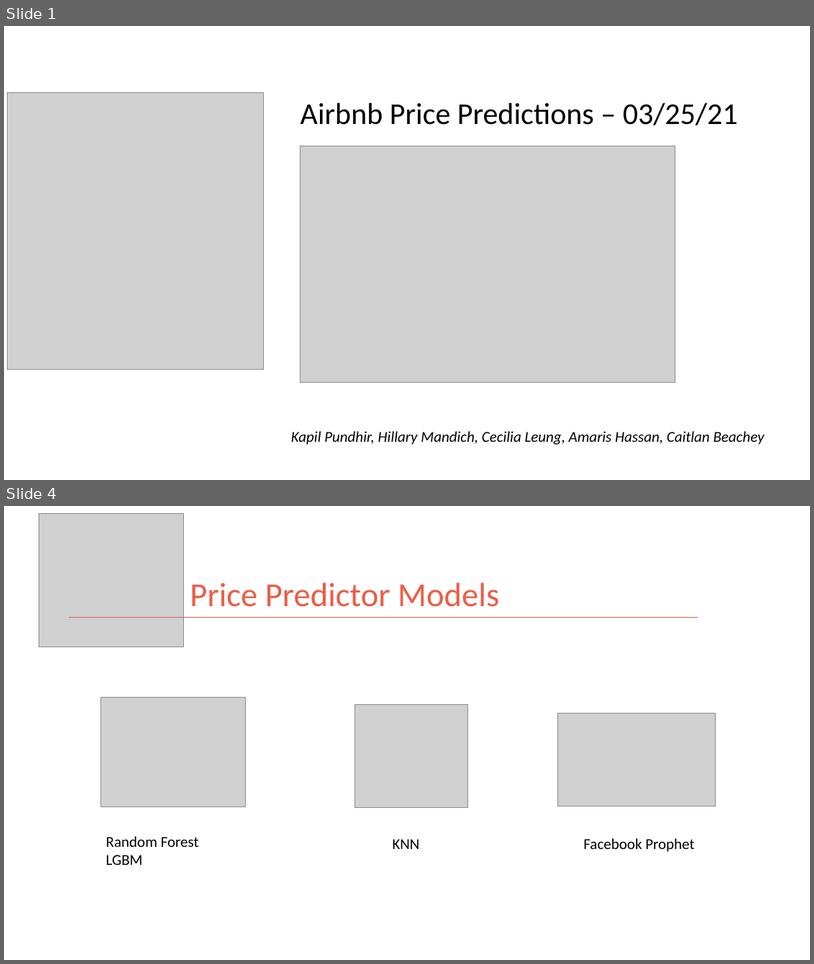
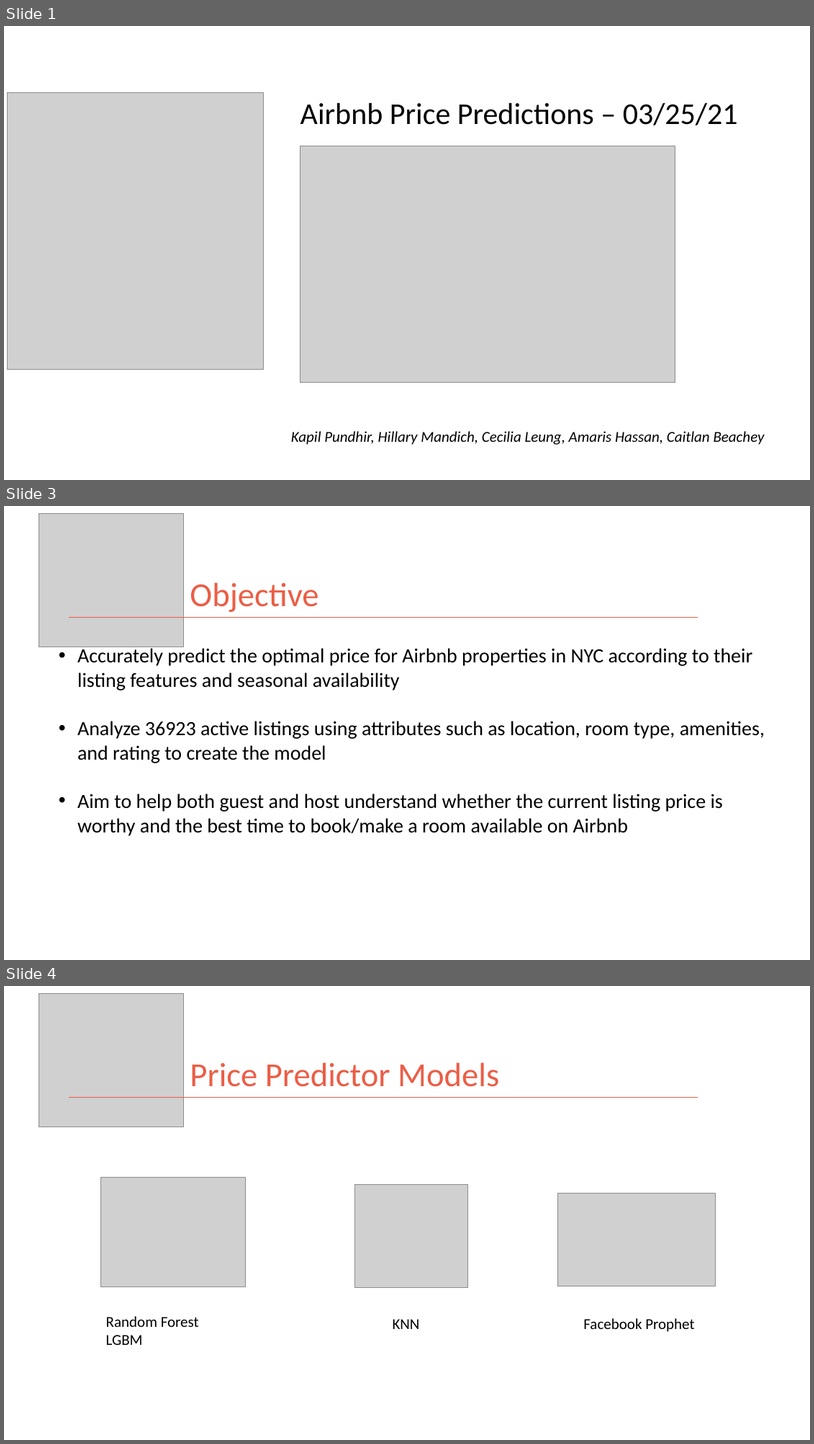
Before and after one commit to kman4/AirbnbPredictions, a slide deck: Airbnb Price Predictions (Model).pptx. Shown one above the other, each under a label of ours: slides 1 and 4 before the commit, slides 1, 3 and 4 after it; the slides between them are not shown. The pictures are 814x964 and 814x1444 pixels, drawn with LibreOffice and Linux fonts; fonts in the diff are those of the drawing; grey boxes stand for pictures. Boxes give left, top, right and bottom in pixels: in the first picture for what was removed or moved away, otherwise in the second. Text is boxed around its words. In the diff, an @@ line names an element or a change of style, - is before the commit and + after.

```diff
--- a/Airbnb Price Predictions (Model).pptx
+++ b/Airbnb Price Predictions (Model).pptx
@@ slide 3 added at [4, 506, 810, 960], background #FFFFFF @@
@@ picture added at [39, 513, 184, 647] @@
@@ title added at [190, 582, 319, 612], 40 pt, text #EA5E46 @@
+Objective
@@ line added from (69, 618) to (699, 618), #EA5E46 1 pt @@
@@ text added at [77, 646, 765, 836], 24 pt, text #000000 @@
+• Accurately predict the optimal price for Airbnb properties in NYC according to their listing features and seasonal availability
+• Analyze 36923 active listings using attributes such as location, room type, amenities, and rating to create the model
+• Aim to help both guest and host understand whether the current listing price is worthy and the best time to book/make a room available on Airbnb
```
Also in this commit, not shown: 1 slide changed, 1 slide removed.
